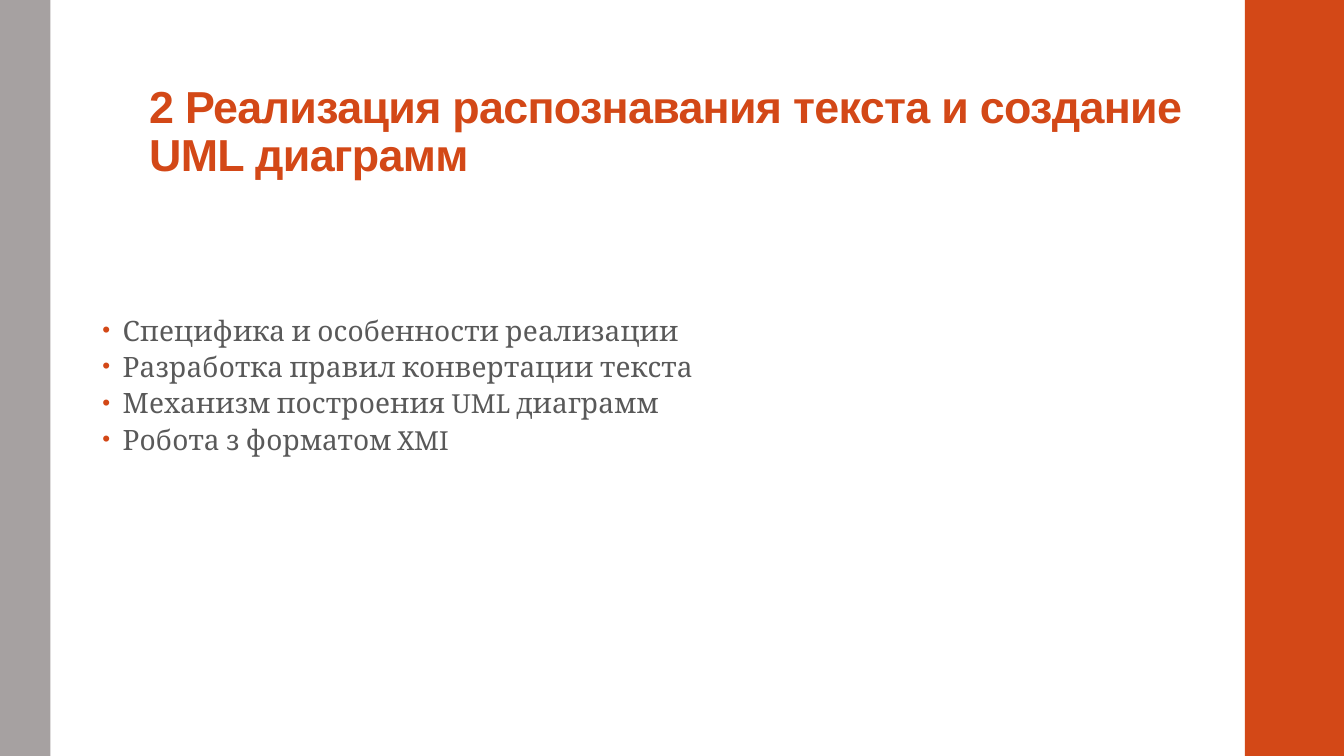
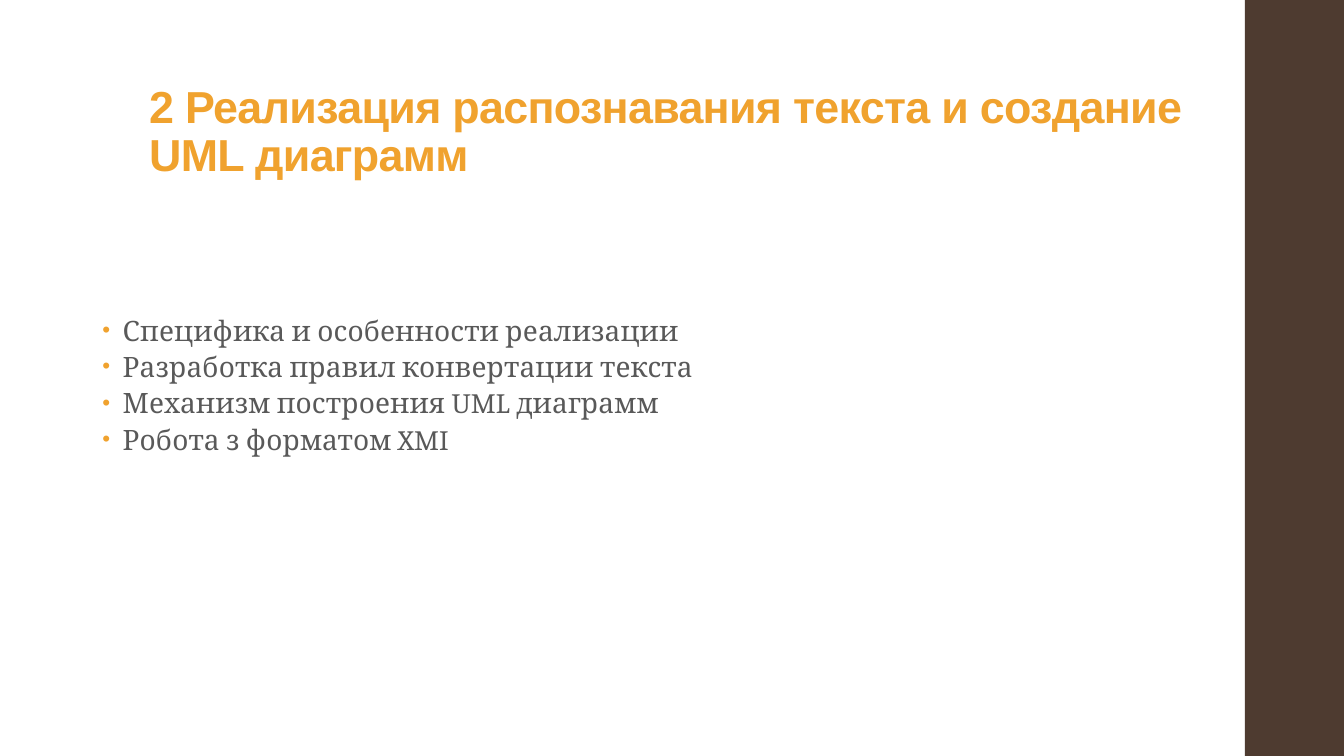
Before and after one commit to alexnodejs/onto-diploma, a slide deck: slide 7 of presentation/Moiseyenko_presentation.pptx. Drawn at 1344x756 pixels with LibreOffice and Linux fonts; fonts in the diff are those of the drawing. Boxes give left, top, right and bottom in pixels: in the first picture for what was removed or moved away, otherwise in the second. Text is boxed around its words. In the diff, an @@ line names an element or a change of style, - is before the commit and + after.

Commit message:
Change design

```diff
--- a/presentation/Moiseyenko_presentation.pptx
+++ b/presentation/Moiseyenko_presentation.pptx
@@ rectangle removed at (0,0,50,756) @@
@@ title "2 Реализация распознавания текста и ..." at (149,91,1182,180): text colour #D34817 to #F0A22E @@
@@ rectangle at (1245,0,1344,756): fill #D34817 to #4E3B30 @@
@@ text "Специфика и особенности реализации" at (123,319,692,457): bullet colour #D34817 to #F0A22E @@
```
Also in this commit, not shown: 20 other slides changed.
